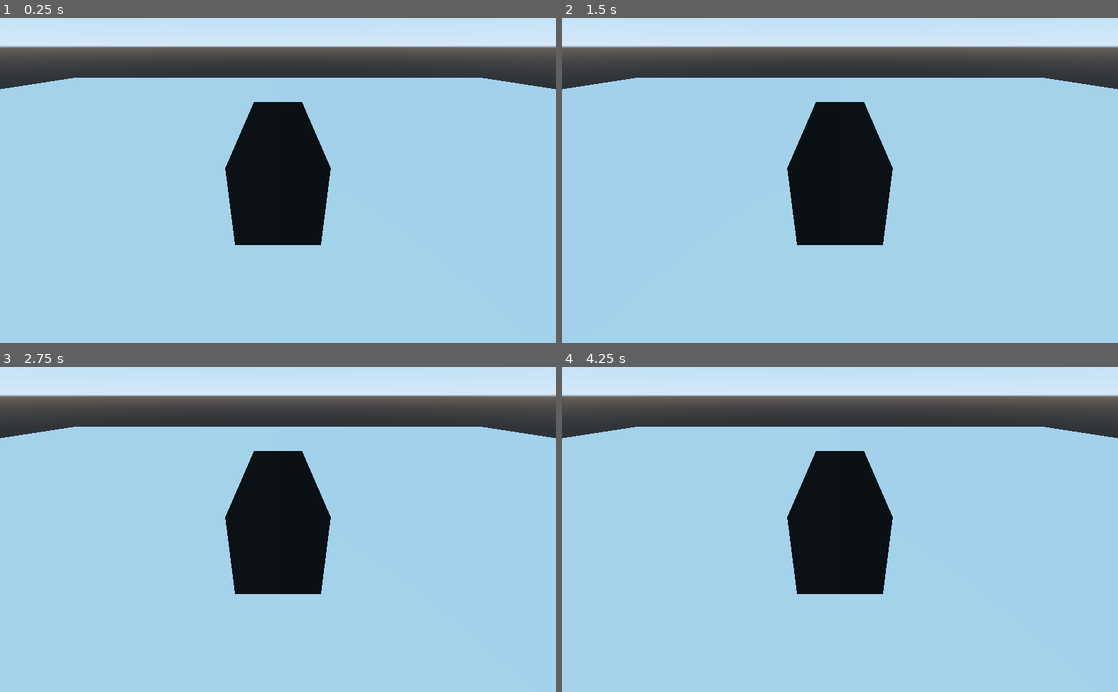
Above: before the commit, frames 1-4 (two rows, left to right).
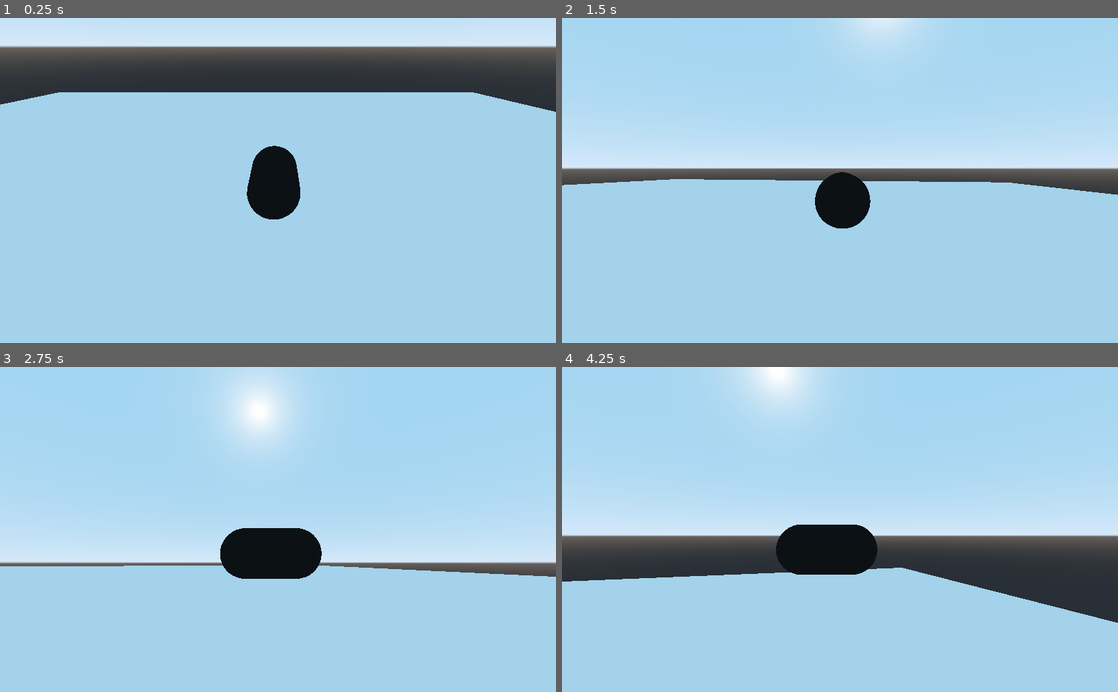
Above: after the commit, the same moments.

Repository: simpleandhappy/cat_simulator
Game: Godot game, scene res://MainLevel.tscn
The game is run twice, just before and just after one commit, with the same random seed, the same clock (stepped at 60 frames per second) and the same inputs.
Inputs (mouse positions are in pixels of both pictures, inside the frame that each line leads up to):
- Up to frame 1 (0.25 s): no input
- Up to frame 2 (1.5 s): tap Enter at 0.5 s; move the mouse to (962, 164) at 0.52 s; hold D (right, bound only after the commit) 0.53-1.28 s; tap Space (jump, bound only after the commit) at 0.6, 0.77, 1.07, 1.35 s; move the mouse to (728, 196) at 1.27 s; hold S (back, bound only after the commit) from 1.28 s (still down)
- Up to frame 3 (2.75 s): tap Space (jump, bound only after the commit) at 1.52, 1.82, 2.1 s; move the mouse to (333, 458) at 2.02 s; release S (back, bound only after the commit) at 2.03 s; hold D (right, bound only after the commit) from 2.03 s (still down)
- Up to frame 4 (4.25 s): move the mouse to (812, 594) at 2.77 s; release D (right, bound only after the commit) at 2.78 s; hold W (forward, bound only after the commit) 2.78-3.53 s; tap Space (jump, bound only after the commit) at 2.85, 3.02, 3.32, 3.6, 3.77, 4.07 s; move the mouse to (1006, 578) at 3.52 s; hold A (left, bound only after the commit) from 3.53 s (still down)

The runs differ from the first frame. In frame 1, 9.8% of the frame differs, in the area x 0-100%, y 18-70%; in frame 2, 35%; in frame 3, 32%; in frame 4, 43%, in the area x 0-100%, y 0-79%.

Commit message:
added player movement and camera follow

Diff:
--- a/MainLevel.tscn
+++ b/MainLevel.tscn
@@ -1,6 +1,6 @@
 [gd_scene load_steps=4 format=2]
 
-[ext_resource path="res://assets/PlayerChar.tscn" type="PackedScene" id=1]
+[ext_resource path="res://assets/TempPlayer.tscn" type="PackedScene" id=1]
 
 [sub_resource type="BoxShape" id=1]
 extents = Vector3( 30, 1, 30 )
@@ -9,14 +9,16 @@
 size = Vector3( 60, 2, 60 )
 
 [node name="MainLevel" type="Spatial"]
+transform = Transform( 1, 0, 0, 0, 1, 0, 0, 0, 1, 0.381407, -11.062, 3.22362 )
+
+[node name="PlayerChar" parent="." instance=ExtResource( 1 )]
+transform = Transform( 1, 0, 0, 0, 1, 0, 0, 0, 1, 1.59742, 16.009, -7.66195 )
 
 [node name="Floor" type="StaticBody" parent="."]
-transform = Transform( 1, 0, 0, 0, 1, 0, 0, 0, 1, 0, -1, 0 )
+transform = Transform( 1, 0, 0, 0, 1, 0, 0, 0, 1, 0, 13.7894, -5 )
 
 [node name="CollisionShape" type="CollisionShape" parent="Floor"]
 shape = SubResource( 1 )
 
 [node name="MeshInstance" type="MeshInstance" parent="Floor"]
 mesh = SubResource( 2 )
-
-[node name="PlayerChar" parent="." instance=ExtResource( 1 )]
--- a/assets/PlayerChar.tscn
+++ /dev/null
@@ -1,26 +0,0 @@
-[gd_scene load_steps=5 format=2]
-
-[ext_resource path="res://scripts/CameraFollow.gd" type="Script" id=1]
-[ext_resource path="res://scripts/PlayerMesh.gd" type="Script" id=2]
-
-[sub_resource type="BoxShape" id=1]
-extents = Vector3( 3, 2, 1 )
-
-[sub_resource type="CubeMesh" id=2]
-size = Vector3( 6, 4, 2 )
-
-[node name="PlayerChar" type="KinematicBody"]
-
-[node name="Target" type="Spatial" parent="."]
-
-[node name="Camera" type="Camera" parent="Target"]
-transform = Transform( 0.111923, -0.551551, 0.826598, 0.0578331, 0.83403, 0.548679, -0.992033, -0.0136048, 0.125245, 6.5338, 2.86278, 0 )
-script = ExtResource( 1 )
-
-[node name="CollisionShape" type="CollisionShape" parent="."]
-shape = SubResource( 1 )
-
-[node name="MeshInstance" type="MeshInstance" parent="."]
-mesh = SubResource( 2 )
-skeleton = NodePath("../CollisionShape")
-script = ExtResource( 2 )
--- /dev/null
+++ b/assets/TempPlayer.tscn
@@ -0,0 +1,35 @@
+[gd_scene load_steps=6 format=2]
+
+[ext_resource path="res://scripts/TempPlayerMovement.gd" type="Script" id=1]
+[ext_resource path="res://scripts/SpringArmRotation.gd" type="Script" id=2]
+
+[sub_resource type="CapsuleShape" id=1]
+height = 2.0
+
+[sub_resource type="SpatialMaterial" id=4]
+albedo_color = Color( 0.00784314, 0, 0, 1 )
+
+[sub_resource type="CapsuleMesh" id=2]
+material = SubResource( 4 )
+mid_height = 2.0
+
+[node name="TempPlayer" type="KinematicBody"]
+transform = Transform( 1, 0, 0, 0, 1, 0, 0, 0, 1, -1.63626, 2.18333, 3.68581 )
+script = ExtResource( 1 )
+
+[node name="CollisionShape" type="CollisionShape" parent="."]
+transform = Transform( 1, 0, 0, 0, 1, 0, 0, 0, 1, 0, 0.0108564, 0 )
+shape = SubResource( 1 )
+
+[node name="MeshInstance" type="MeshInstance" parent="."]
+transform = Transform( 1, 0, 0, 0, 1, 0, 0, 0, 1, 0, 0.0108564, 0 )
+mesh = SubResource( 2 )
+
+[node name="SpringArm" type="SpringArm" parent="."]
+transform = Transform( 1, 0, 0, 0, 0.866025, 0.5, 0, -0.5, 0.866025, 0.157212, 0.767856, 1.39438 )
+spring_length = 8.0
+margin = 0.04
+script = ExtResource( 2 )
+
+[node name="Camera" type="Camera" parent="SpringArm"]
+transform = Transform( 1, 0, 0, 0, 1, 0, 0, 0, 1, -0.261971, -0.278055, 10.0312 )
--- a/project.godot
+++ b/project.godot
@@ -18,6 +18,59 @@
 
 common/drop_mouse_on_gui_input_disabled=true
 
+[input]
+
+right={
+"deadzone": 0.5,
+"events": [ Object(InputEventKey,"resource_local_to_scene":false,"resource_name":"","device":0,"alt":false,"shift":false,"control":false,"meta":false,"command":false,"pressed":false,"scancode":0,"physical_scancode":68,"unicode":0,"echo":false,"script":null)
+, Object(InputEventJoypadMotion,"resource_local_to_scene":false,"resource_name":"","device":0,"axis":0,"axis_value":1.0,"script":null)
+ ]
+}
+left={
+"deadzone": 0.5,
+"events": [ Object(InputEventKey,"resource_local_to_scene":false,"resource_name":"","device":0,"alt":false,"shift":false,"control":false,"meta":false,"command":false,"pressed":false,"scancode":0,"physical_scancode":65,"unicode":0,"echo":false,"script":null)
+, Object(InputEventJoypadMotion,"resource_local_to_scene":false,"resource_name":"","device":0,"axis":0,"axis_value":-1.0,"script":null)
+ ]
+}
+forward={
+"deadzone": 0.5,
+"events": [ Object(InputEventKey,"resource_local_to_scene":false,"resource_name":"","device":0,"alt":false,"shift":false,"control":false,"meta":false,"command":false,"pressed":false,"scancode":0,"physical_scancode":87,"unicode":0,"echo":false,"script":null)
+, Object(InputEventJoypadMotion,"resource_local_to_scene":false,"resource_name":"","device":0,"axis":1,"axis_value":-1.0,"script":null)
+ ]
+}
+back={
+"deadzone": 0.5,
+"events": [ Object(InputEventKey,"resource_local_to_scene":false,"resource_name":"","device":0,"alt":false,"shift":false,"control":false,"meta":false,"command":false,"pressed":false,"scancode":0,"physical_scancode":83,"unicode":0,"echo":false,"script":null)
+, Object(InputEventJoypadMotion,"resource_local_to_scene":false,"resource_name":"","device":0,"axis":1,"axis_value":1.0,"script":null)
+ ]
+}
+jump={
+"deadzone": 0.5,
+"events": [ Object(InputEventKey,"resource_local_to_scene":false,"resource_name":"","device":0,"alt":false,"shift":false,"control":false,"meta":false,"command":false,"pressed":false,"scancode":0,"physical_scancode":32,"unicode":0,"echo":false,"script":null)
+, Object(InputEventJoypadButton,"resource_local_to_scene":false,"resource_name":"","device":0,"button_index":0,"pressure":0.0,"pressed":false,"script":null)
+ ]
+}
+look_right={
+"deadzone": 0.5,
+"events": [ Object(InputEventJoypadMotion,"resource_local_to_scene":false,"resource_name":"","device":0,"axis":2,"axis_value":1.0,"script":null)
+ ]
+}
+look_left={
+"deadzone": 0.5,
+"events": [ Object(InputEventJoypadMotion,"resource_local_to_scene":false,"resource_name":"","device":0,"axis":2,"axis_value":-1.0,"script":null)
+ ]
+}
+look_up={
+"deadzone": 0.5,
+"events": [ Object(InputEventJoypadMotion,"resource_local_to_scene":false,"resource_name":"","device":0,"axis":3,"axis_value":-1.0,"script":null)
+ ]
+}
+look_down={
+"deadzone": 0.5,
+"events": [ Object(InputEventJoypadMotion,"resource_local_to_scene":false,"resource_name":"","device":0,"axis":3,"axis_value":1.0,"script":null)
+ ]
+}
+
 [physics]
 
 common/enable_pause_aware_picking=true
--- a/scripts/CameraFollow.gd
+++ /dev/null
@@ -1,20 +0,0 @@
-extends Camera
-
-export var distance = 8.0
-export var height = 4.0
-
-func _ready():
-	set_physics_process(true)
-	set_as_toplevel(true)
-
-func _physics_process(_delta):
-	var target = get_parent().get_global_transform().origin
-	var pos = get_global_transform().origin
-	var up = Vector3(0, 1, 0)
-
-	var offset = target - pos
-	offset = offset.normalized() * distance
-	offset.y = height
-
-	pos = target + offset
-	look_at_from_position(pos, target, up)
--- a/scripts/PlayerMesh.gd
+++ /dev/null
@@ -1,6 +0,0 @@
-extends MeshInstance
-
-func _ready():
-	var new_material = SpatialMaterial.new()
-	new_material.albedo_color = Color(0.0, 0.0, 0.0)
-	self.get_mesh().surface_set_material(0, new_material)
--- /dev/null
+++ b/scripts/SpringArmRotation.gd
@@ -0,0 +1,29 @@
+extends SpringArm
+
+export var mouse_sensitivity = 0.05
+export var controller_sensitivity = 3
+
+func _ready():
+	pass
+	#set_as_toplevel(true)
+	#become independent from player
+
+func _unhandled_input(event):
+
+
+	if event is InputEventJoypadMotion:
+		var axis_vector = Vector2.ZERO
+		axis_vector.x = Input.get_action_strength("look_right") - Input.get_action_strength("look_left")
+		axis_vector.y = Input.get_action_strength("look_down") - Input.get_action_strength("look_up")
+		rotation_degrees.x = -axis_vector.y * controller_sensitivity
+		rotation_degrees.x = clamp(rotation_degrees.x, -90.0, 30.0)
+
+		rotation_degrees.y -= axis_vector.x * controller_sensitivity
+		rotation_degrees.y = wrapf(rotation_degrees.y, 0.0, 360.0)
+
+	if event is InputEventMouseMotion:
+		rotation_degrees.x = -event.relative.y * mouse_sensitivity
+		rotation_degrees.x = clamp(rotation_degrees.x, -90.0, 30.0)
+
+		rotation_degrees.y -= event.relative.x * mouse_sensitivity
+		rotation_degrees.y = wrapf(rotation_degrees.y, 0.0, 360.0)
--- /dev/null
+++ b/scripts/TempPlayerMovement.gd
@@ -0,0 +1,45 @@
+extends KinematicBody
+
+export var speed = 10.0
+export var jump_strength = 20
+export var gravity = 50
+
+var _velocity = Vector3.ZERO
+var _snap_vector = Vector3.DOWN
+
+onready var _spring_arm: SpringArm = $SpringArm
+onready var _model: Spatial = $MeshInstance
+
+func _ready():
+	Input.set_mouse_mode(Input.MOUSE_MODE_CAPTURED) #locks mouse to game window
+
+func _physics_process(delta):
+	var move_direction = Vector3.ZERO
+	#move the character
+	move_direction.x = Input.get_action_strength("right") - Input.get_action_strength("left")
+	move_direction.z = Input.get_action_strength("back") - Input.get_action_strength("forward")
+	print(move_direction)
+
+	#move camera relative to character; need to normalize cuz vector math makes them move faster
+	move_direction = move_direction.rotated(Vector3.UP, _spring_arm.rotation.y).normalized()
+
+	#speed setting
+	_velocity.x = move_direction.x * speed
+	_velocity.z = move_direction.z * speed
+	_velocity.y -= gravity * delta #pull character down over time
+
+	if is_on_floor() and Input.is_action_just_pressed("jump"):
+		_velocity.y = jump_strength
+		_snap_vector = Vector3.ZERO
+	elif is_on_floor() and _snap_vector == Vector3.ZERO:
+		_snap_vector = Vector3.DOWN
+
+	_velocity = move_and_slide_with_snap(_velocity, _snap_vector, Vector3.UP, true)
+
+	if _velocity.length() > 0.2:
+		var look_direction = Vector2(_velocity.z, _velocity.x)
+		_model.rotation.y = look_direction.angle()
+
+func _process(delta):
+	pass
+	#_spring_arm.translation = translation
